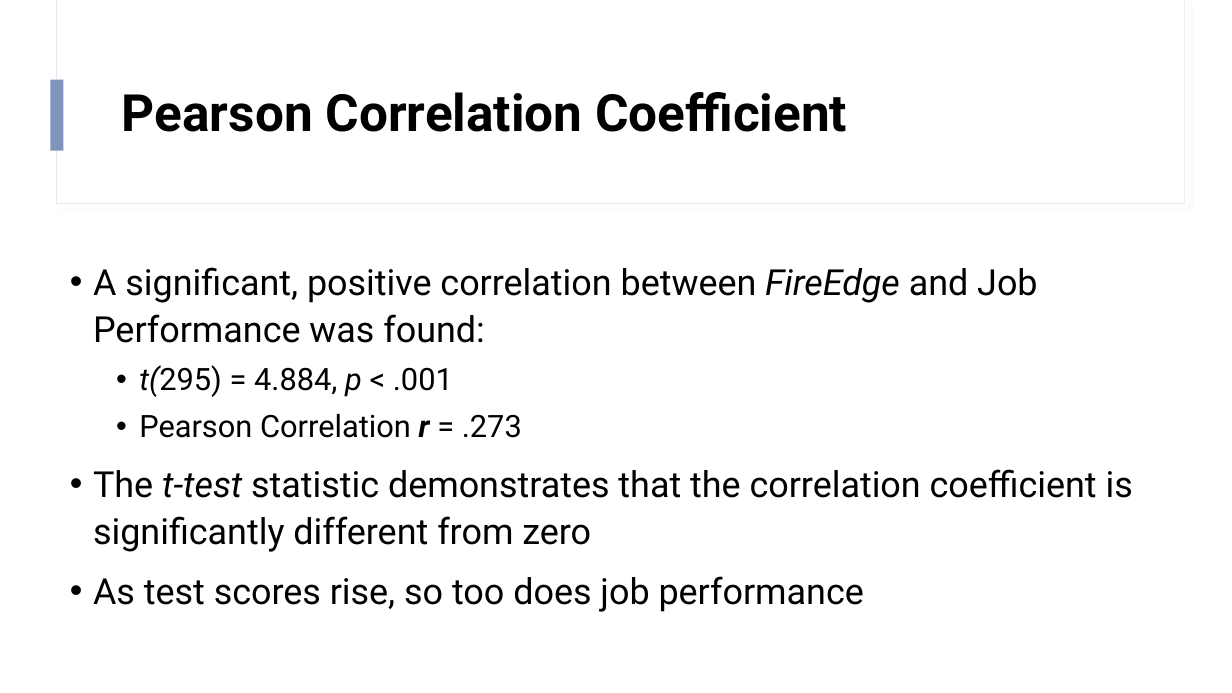
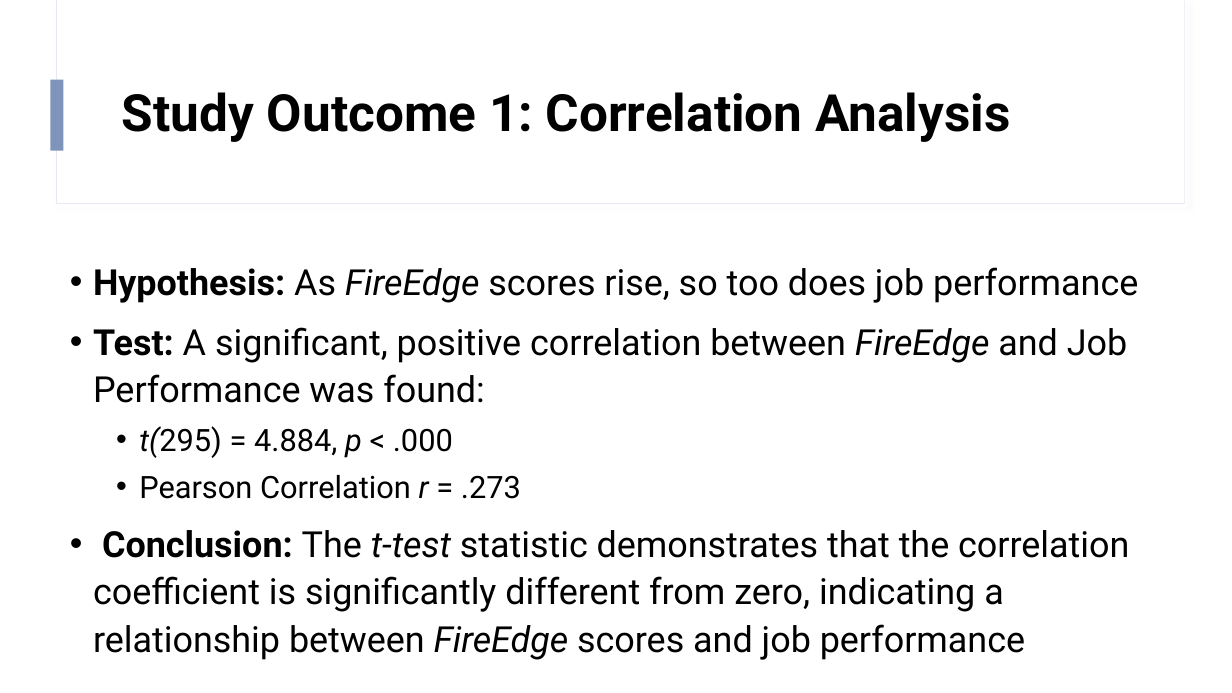
Before and after one commit to SzarR/FireEdge, a slide deck: slide 6 of FireEdge.pptx. Drawn at 1232x693 pixels with LibreOffice and Linux fonts; fonts in the diff are those of the drawing. Boxes give left, top, right and bottom in pixels: in the first picture for what was removed or moved away, otherwise in the second. Text is boxed around its words. In the diff, an @@ line names an element or a change of style, - is before the commit and + after.

Commit message:
v1.0 of analysis complete.

```diff
--- a/FireEdge.pptx
+++ b/FireEdge.pptx
@@ title at [122, 92, 1010, 142]: text changed @@
-Pearson Correlation Coefficient
+Study Outcome 1: Correlation Analysis
@@ text at [93, 267, 1138, 458]: text changed @@
-• A significant, positive correlation between FireEdge and Job Performance was found:
-  • t(295) = 4.884, p < .001
+• Hypothesis: As FireEdge scores rise, so too does job performance
+• Test: A significant, positive correlation between FireEdge and Job Performance was found:
+  • t(295) = 4.884, p < .000
@@ text at [139, 475, 521, 499]: bold off in "r" @@
@@ text at [93, 530, 1129, 660]: text changed @@
-• The t-test statistic demonstrates that the correlation coefficient is significantly different from zero
-• As test scores rise, so too does job performance
+• Conclusion: The t-test statistic demonstrates that the correlation coefficient is significantly different from zero, indicating a relationship between FireEdge scores and job performance
```
Also in this commit, not shown: 8 other slides changed, 2 other files.
